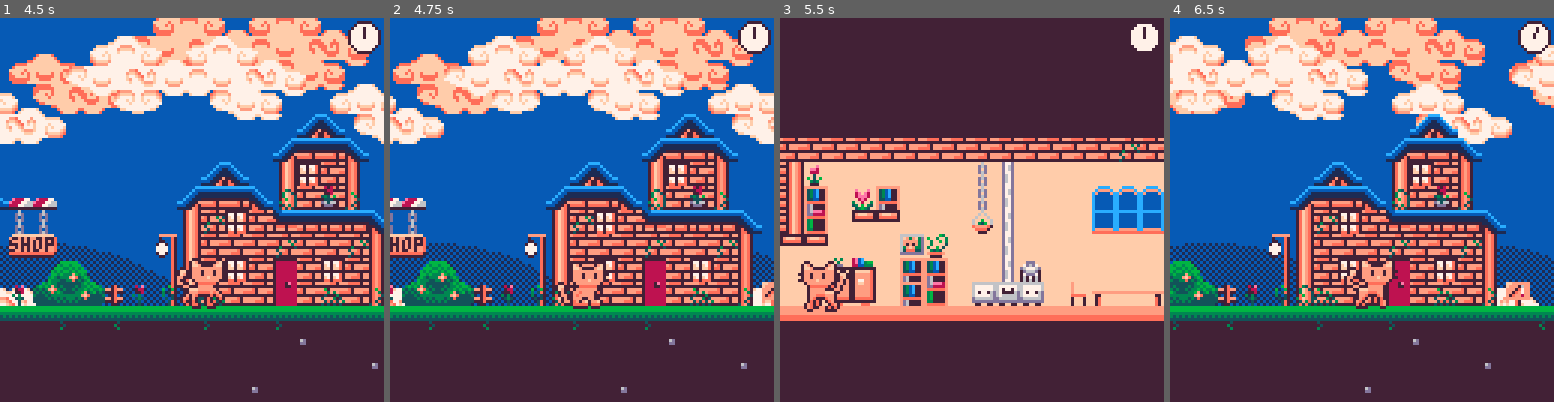
Above: before the commit, frames 1-4 (left to right).
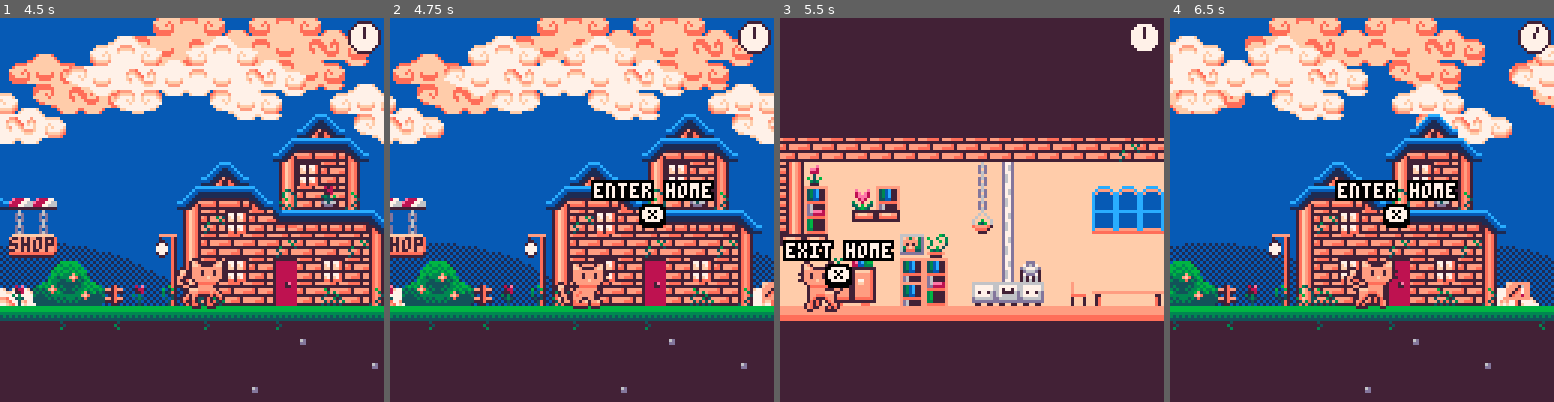
Above: after the commit, the same moments.

Repository: alexhlocke/AlexKotaFirstCart
Game: PICO-8 cartridge npc.p8
Two runs of this game, one before a commit and one after it. Both use one fixed random seed, a clock stepped at 60 frames per second and the inputs below.
Inputs:
- Up to frame 1 (4.5 s): tap X (X key) at 0.33, 1.07, 1.85, 2.97, 4.08 s; tap O (Z key) at 0.7, 1.7, 2.1, 2.5, 2.9, 3.3, 3.7, 4.1 s; hold Right 1.6-2.1 s; hold Up 2.15-2.42 s; hold Right 2.47-3.03 s; hold Left 3.08-3.58 s; hold Down 3.63-3.97 s; hold Right from 4.02 s (still down)
- Up to frame 2 (4.75 s): tap O (Z key) at 4.5 s; release Right at 4.68 s; hold Up from 4.73 s (still down)
- Up to frame 3 (5.5 s): tap O (Z key) at 4.9, 5.3 s; release Up at 5.03 s; hold Left from 5.08 s (still down); tap X (X key) at 5.2 s
- Up to frame 4 (6.5 s): release Left at 5.68 s; tap O (Z key) at 5.7, 6.1 s; hold Down 5.73-6.03 s; hold Right from 6.08 s (still down); tap X (X key) at 6.32 s

Frame 1 is identical in both runs. In frame 2, 2.0% of the frame differs, in the area x 52-85%, y 42-55%; in frame 3, 1.8%; in frame 4, 2.0%.

Commit message:
Prompts fixed

Diff:
--- a/npc.p8
+++ b/npc.p8
@@ -1128,15 +1128,23 @@
   xp+=10
  end
 
- if(i.id=="shop keep")then
- 	show_❎(xp-1,yp-8)
- end
-
-end
-
-function show_❎(x,y)
- bprint_cent("❎",x,y,7,7)
- bprint_cent("❎",x,y-sin(t()),7,3)
+-- if(i.id=="shop keep")then
+-- 	show_❎(xp-2,yp-8)
+-- else
+--	 --show little ❎ button
+--	 show_❎(xp-2,yp+9)
+-- end
+
+ show_❎(xp-2,yp+9)
+
+ bprint_cent(i.prompt,xp,yp,15,0)
+end
+
+function show_❎(x,y,c,bc)
+ c=c or 15
+ bc=bc or 0
+ bprint_cent("❎",x,y,c,bc)
+ bprint_cent("❎",x,y-sin(t()),c,bc)
 end
 
 
@@ -1208,7 +1216,7 @@
   ,"fishing zone")
 
  --npcs shop keep
-  add_interactable(175,203,191,224
+  add_interactable(175,193,194,224
   ,"ahoy"
   ,function()
   		tb_init(6,{"ahoy sailor, how might i be \nable to help?","a fishing rod? which one would \nyou like?"}) -- when cal …(198 unchanged characters)…
